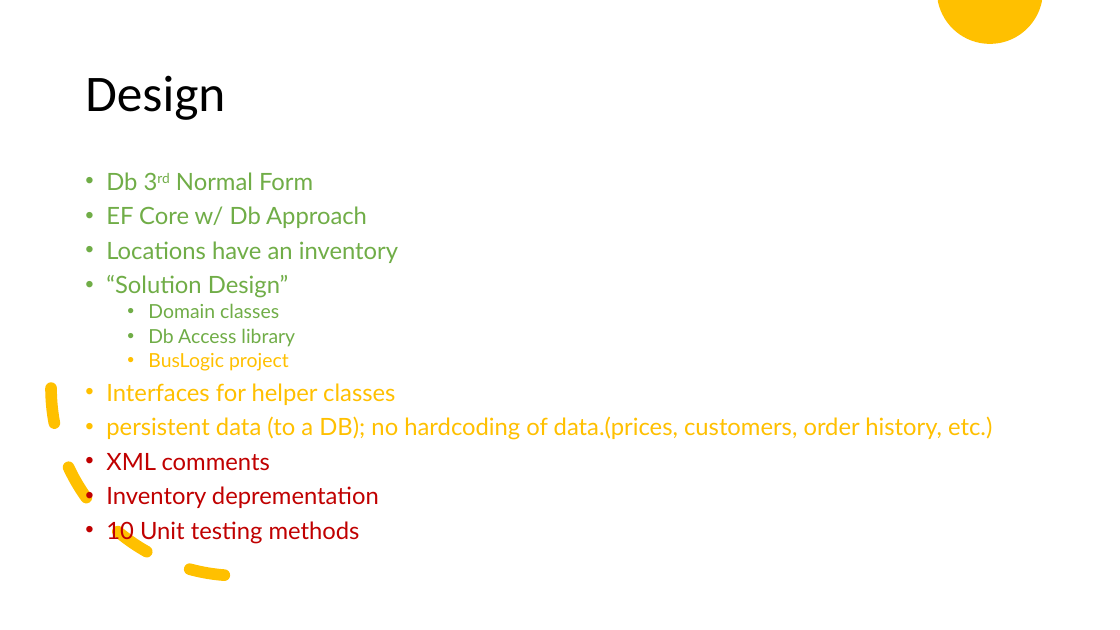
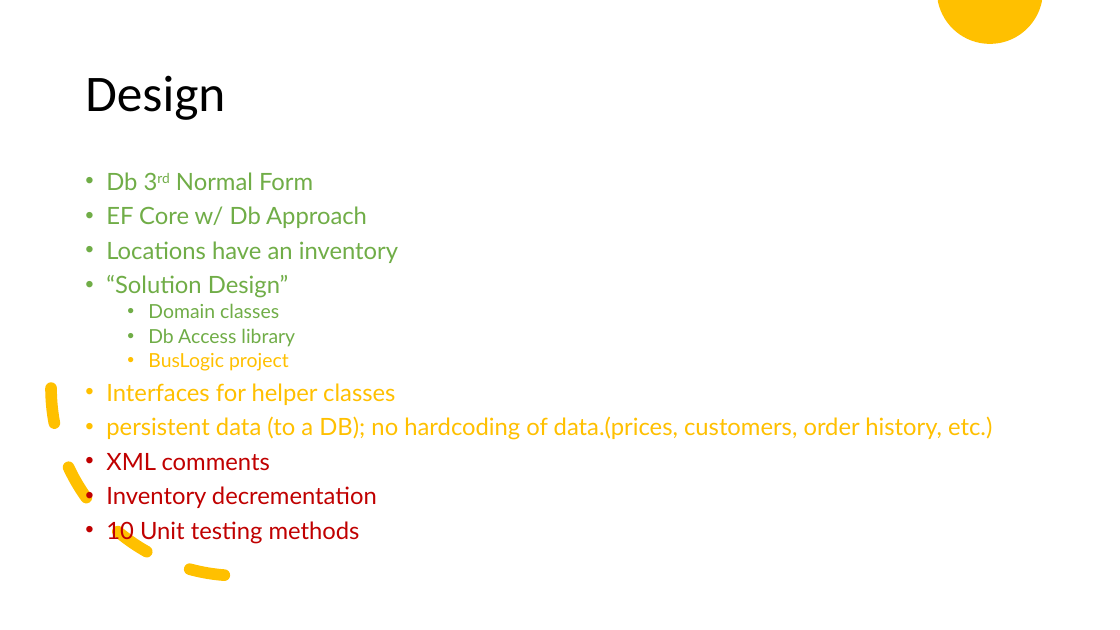
Before and after one commit to 06012021-dotnet-uta/ChristianRomeroP0, a slide deck: slide 2 of Study/P0 Presentation.pptx (slide 11 before the commit). Drawn at 1120x630 pixels with LibreOffice and Linux fonts; fonts in the diff are those of the drawing. Boxes give left, top, right and bottom in pixels: in the first picture for what was removed or moved away, otherwise in the second. Text is boxed around its words. In the diff, an @@ line names an element or a change of style, - is before the commit and + after.

```diff
--- a/Study/P0 Presentation.pptx
+++ b/Study/P0 Presentation.pptx
@@ text at (x1=106, y1=486, x2=377, y2=508): text changed @@
-• Inventory deprementation
+• Inventory decrementation
```
Also in this commit, not shown: 2 other slides changed, 6 other files.
